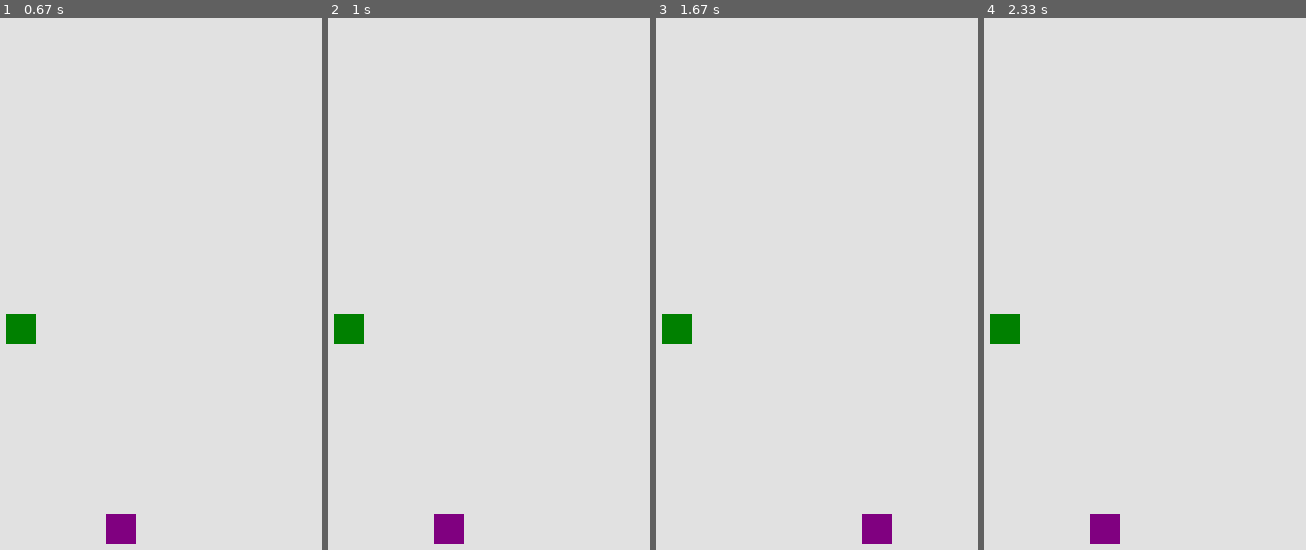
Above: before the commit, frames 1-4 (left to right).
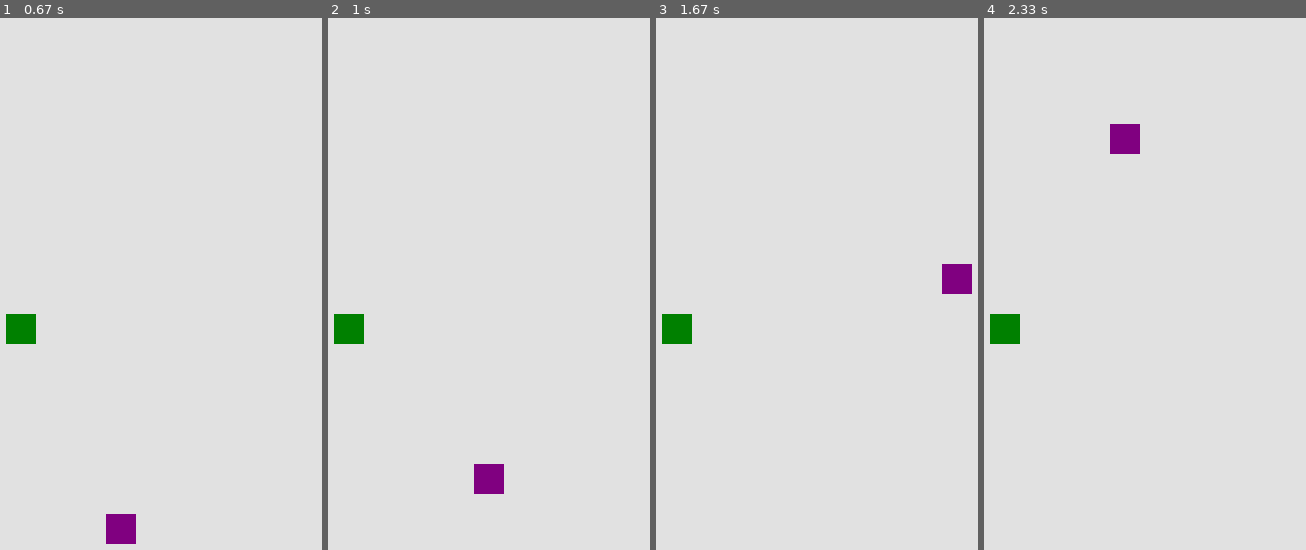
Above: after the commit, the same moments.

Repository: Errox/DickButt
Game: pygame game, started from smash/sumo_smash.py
Two runs of this game, one before a commit and one after it. Both use one fixed random seed, a clock stepped at 60 frames per second and the inputs below.
Inputs:
- Up to frame 1 (0.67 s): hold Right from 0.33 s (still down)
- Up to frame 2 (1 s): release Right at 0.8 s; hold Up from 0.83 s (still down)
- Up to frame 3 (1.67 s): release Up at 1.13 s; hold Right 1.17-1.63 s
- Up to frame 4 (2.33 s): hold Left 1.67-2.2 s; hold Down from 2.23 s (still down)

Frame 1 is identical in both runs. In frame 2, 1.1% of the frame differs, in the area x 32-55%, y 83-99%; in frame 3, 1.1%; in frame 4, 1.1%.

Commit message:
af voor deze sprint
wat er af moet zijn voor deze sprint,
ik ga het nu beter coderen
- ik wil de inzet beter instellen dat als het platform waar je vanaf valt rond is.

Diff:
--- a/smash/sumo_smash.py
+++ b/smash/sumo_smash.py
@@ -24,9 +24,9 @@
 #objects  player =
 sumo_x = WIDTH/2    # lead_x
 sumo_y = 500
+sumo_x_change = 0
+sumo_y_change = 0
 
-#blocks
-block_size = 30
 
 # FPS Clock
 clock= pygame.time.Clock()
@@ -39,17 +39,29 @@
             gameExit = True
         if event.type == pygame.KEYDOWN:
             if event.key == pygame.K_LEFT:
-                sumo_x -= 100
+                sumo_x_change = -10
             if event.key == pygame.K_RIGHT:
-                sumo_x += 100
+                sumo_x_change += 10
+            if event.key == pygame.K_UP:
+                sumo_y_change = -10
+            if event.key == pygame.K_DOWN:
+                sumo_y_change = 10
+
+        if event.type == pygame.KEYUP:
+            if event.key == pygame.K_LEFT or event.key == pygame.K_RIGHT:
+                sumo_x_change = 0
+
 
         # dit moet gebeuren met Y want als je ervan af valt is het game over
         if sumo_x > 900 or sumo_x < 0:
             gameExit = True
+        if sumo_y > 900 or sumo_y < 0:
+            gameExit = True
 
 
 
-
+    sumo_x += sumo_x_change
+    sumo_y += sumo_y_change
     pygameScreen.fill(WHITE)
     pygame.draw.rect(pygameScreen, PURPLE,[sumo_x, sumo_y, 30, 30])
     pygame.draw.rect(pygameScreen, GREEN,[WIDTH/2, 300, 30, 30])
